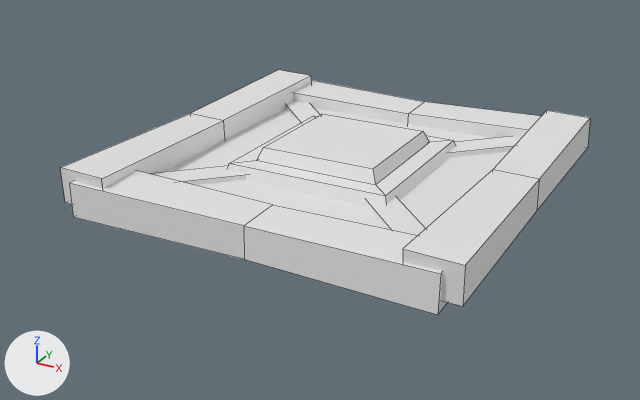
Before and after pictures for a commit that changed the FBX model Assets/ART ASSETS/3D MODELS/Interactables/CauaInteractables/Altar/Caua_Altar.fbx.
Rendered twice from a 50 mm camera at (3.72, -7.28, 3.3) aimed at (-0.13, -0.28, -0.19). Lighting does not change. The marker at lower left points along +X, +Y and +Z. Mesh edges are drawn as thin lines. Materials are left out; every surface is plain grey.

In view in the first picture: 'Caua_Altar_Model'.
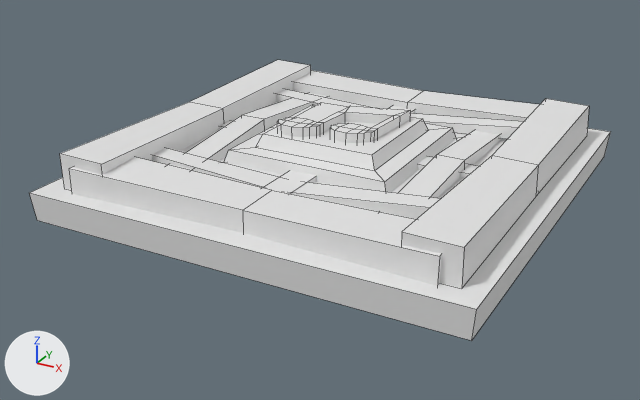
Diff of the bpy script that builds the scene:
```diff
--- a/Assets/ART ASSETS/3D MODELS/Interactables/CauaInteractables/Altar/Caua_Altar.fbx.py
+++ b/Assets/ART ASSETS/3D MODELS/Interactables/CauaInteractables/Altar/Caua_Altar.fbx.py
@@ me_caua_altar_mesh @@
 # used by ob_caua_altar_model
-me_caua_altar_mesh.from_pydata(...)  # 93 vertices, 61 faces; spans x -1.87..1.95, y -1.98..1.91, z -0.05..0.39
+me_caua_altar_mesh.from_pydata(...)  # 225 vertices, 149 faces; spans x -2.11..2.11, y -2.11..2.11, z -0.12..0.58
+# me_caua_altar_mesh part 1: the loose piece of 5 vertices spanning x -1.63..1.63, y -1.63..1.63, z 0.13 is moved by (-0.03, 0.05, 0.11)
+# me_caua_altar_mesh part 2: the loose piece of 12 vertices spanning x 1.46..1.95, y -1.93..1.81, z 0.04..0.39 is moved by (-0.03, 0.05, 0.11)
+# me_caua_altar_mesh part 3: the loose piece of 12 vertices spanning x -1.73..1.78, y -1.98..-1.47, z -0.05..0.29 is moved by (-0.03, 0.05, 0.11)
+# me_caua_altar_mesh part 4: the loose piece of 16 vertices spanning x -0.88..0.88, y -0.88..0.88, z 0.03..0.37 is moved by (-0.03, 0.05, 0.11)
+# me_caua_altar_mesh part 5: the loose piece of 12 vertices spanning x -1.73..1.78, y 1.38..1.91, z -0.05..0.29 is moved by (-0.03, 0.05, 0.11)
+# me_caua_altar_mesh part 6: the loose piece of 12 vertices spanning x -1.87..-1.38, y -1.93..1.81, z 0.04..0.39 is moved by (-0.03, 0.05, 0.11)
+# me_caua_altar_mesh part 7: the loose piece of 12 vertices spanning x -1.87..1.9, y -1.9..1.87, z 0.03..0.18 is rebuilt with 8 vertices and now spans x -2.11..2.11, y -2.11..2.11, z -0.12..0.16
+# me_caua_altar_mesh part 8: a new loose piece of 76 vertices spanning x -0.55..0.44, y -0.46..0.55, z 0.46..0.58
+# me_caua_altar_mesh part 9
+# 12 vertices are removed from x -1.87..1.9, y -1.9..1.87, z 0.03..0.18
+# 6 faces are deleted
+# 65 vertices are added at x -1.78..1.9, y -1.78..1.84, z 0.09..0.43
+# 7 new vertices lie (0.28, 0.0, 0.0) away from vertices in x -1.24..0.94, y -1.7..1.76, z 0.24..0.41
+# 36 new faces join them
```

Location of each change, (x1, y1, x2, y2) in pixels of the pictures (640 x 400 px; the box of a moved part takes in the faces that stretch with it):
'Caua_Altar_Model', reshaped (10% wider, 15% taller)
    before: (60, 70, 590, 315)
    after: (29, 60, 611, 341)
part 1 of me_caua_altar_mesh, moved or reshaped
    before: (166, 108, 509, 228)
    after: (180, 102, 507, 199)
part 2 of me_caua_altar_mesh, moved or reshaped
    before: (403, 110, 590, 306)
    after: (401, 99, 589, 288)
part 3 of me_caua_altar_mesh, moved or reshaped
    before: (69, 171, 448, 315)
    after: (69, 157, 442, 286)
part 4 of me_caua_altar_mesh, moved or reshaped
    before: (227, 114, 456, 206)
    after: (224, 102, 456, 193)
part 5 of me_caua_altar_mesh, moved or reshaped
    before: (293, 80, 541, 138)
    after: (293, 70, 540, 122)
part 6 of me_caua_altar_mesh, moved or reshaped
    before: (60, 70, 312, 205)
    after: (60, 60, 311, 190)
part 7 of me_caua_altar_mesh, rebuilt
    before: (286, 101, 426, 235)
    after: (29, 128, 611, 341)
part 8 of me_caua_altar_mesh, added
    after: (277, 106, 411, 143)
part 9 of me_caua_altar_mesh, built on
    before: (152, 136, 521, 185)
    after: (152, 89, 523, 219)
